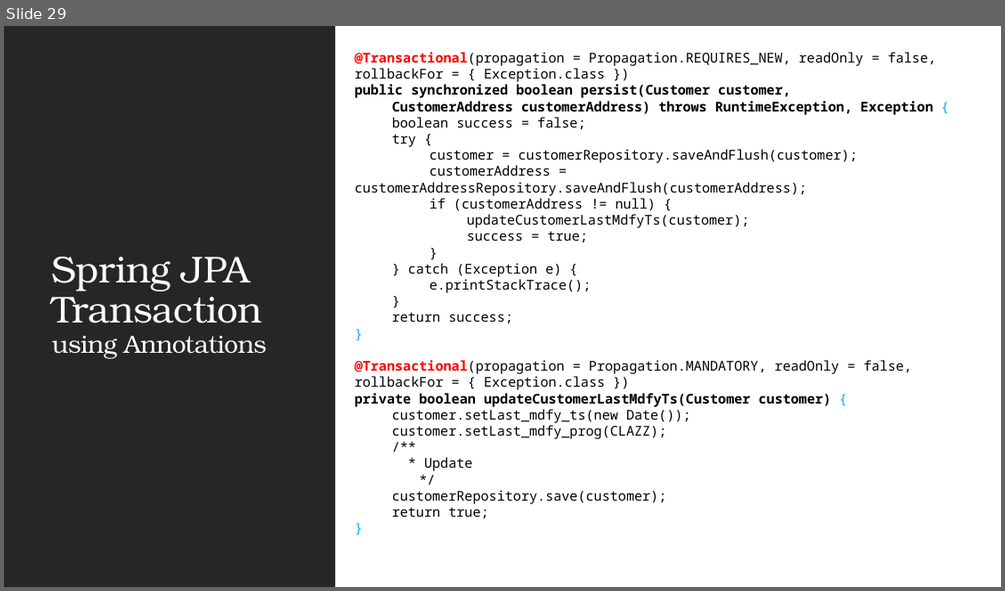
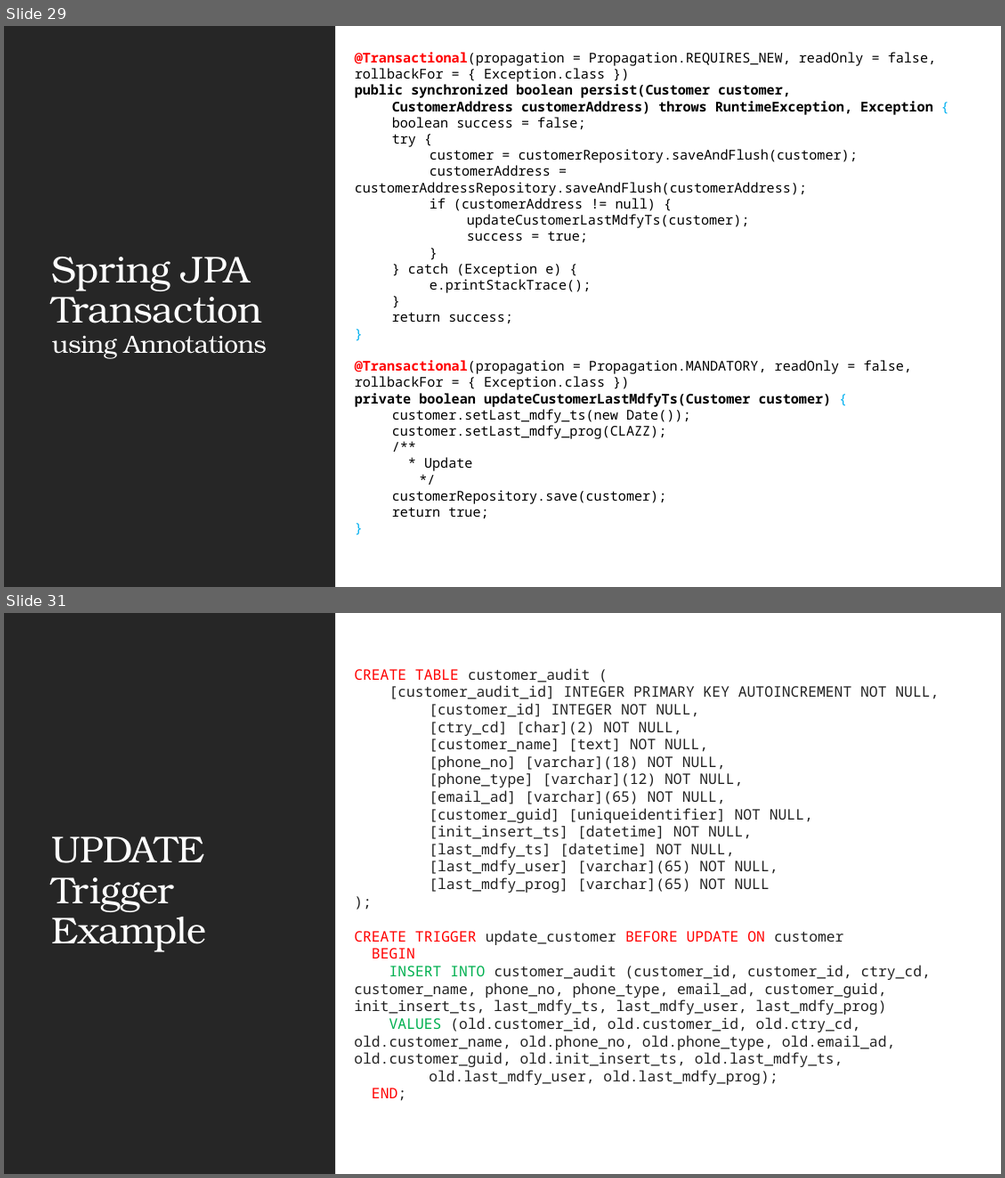
Before and after one commit to JSS-DEVCORE/JdbcExample, a slide deck: docs/JDBC-Insights.pptx. Shown one above the other, each under a label of ours: slide 29 before the commit, slides 29 and 31 after it; the slides between them are not shown. The pictures are 1005x591 and 1005x1178 pixels, drawn with LibreOffice and Linux fonts; fonts in the diff are those of the drawing. Boxes give left, top, right and bottom in pixels: in the first picture for what was removed or moved away, otherwise in the second. Text is boxed around its words. In the diff, an @@ line names an element or a change of style, - is before the commit and + after.

```diff
--- a/docs/JDBC-Insights.pptx
+++ b/docs/JDBC-Insights.pptx
@@ slide 31 added at (4, 613, 1001, 1174), background #FFFFFF; not listed: 1 template element that a slide beside it also shows @@
@@ rectangle added at (4, 613, 335, 1174), fill #262626 @@
@@ rectangle added at (5, 613, 1001, 1174), fill #FFFFFF @@
@@ text added at (354, 668, 938, 1101), 14 pt, text #222222 @@
+CREATE TABLE customer_audit (
+[customer_audit_id] INTEGER PRIMARY KEY AUTOINCREMENT NOT NULL,
+[customer_id] INTEGER NOT NULL,
+[ctry_cd] [char](2) NOT NULL,
+[customer_name] [text] NOT NULL,
+[phone_no] [varchar](18) NOT NULL,
+[phone_type] [varchar](12) NOT NULL,
+[email_ad] [varchar](65) NOT NULL,
+[customer_guid] [uniqueidentifier] NOT NULL,
+[init_insert_ts] [datetime] NOT NULL,
+[last_mdfy_ts] [datetime] NOT NULL,
+[last_mdfy_user] [varchar](65) NOT NULL,
+[last_mdfy_prog] [varchar](65) NOT NULL
+);
+CREATE TRIGGER update_customer BEFORE UPDATE ON customer
+BEGIN
+INSERT INTO customer_audit (customer_id, customer_id, ctry_cd, customer_name, phone_no, phone_type, email_ad, customer_guid, init_insert_ts, last_mdfy_ts, last_mdfy_user, last_mdfy_prog)
+VALUES (old.customer_id, old.customer_id, old.ctry_cd, old.customer_name, old.phone_no, old.phone_type, old.email_ad, old.customer_guid, old.init_insert_ts, old.last_mdfy_ts,
+old.last_mdfy_user, old.last_mdfy_prog);
+END;
@@ title added at (52, 836, 207, 952), 36 pt, text #FFFFFF @@
+UPDATE Trigger Example
```
Also in this commit, not shown: 2 slides changed, 2 other slides added, 6 other files.
